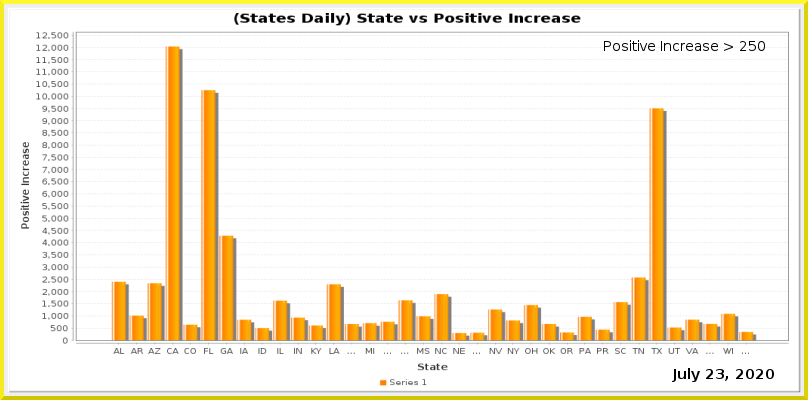
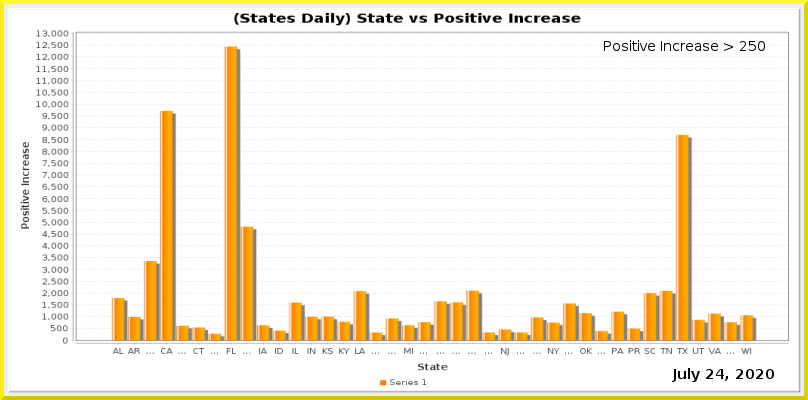
Comparing the layer stacks of the two (808, 400) images. Changes:
painted on "Current Date" over [716, 369, 724, 379]
painted on "Date_vs_TestIncrease.png" over [36, 30, 789, 356]
